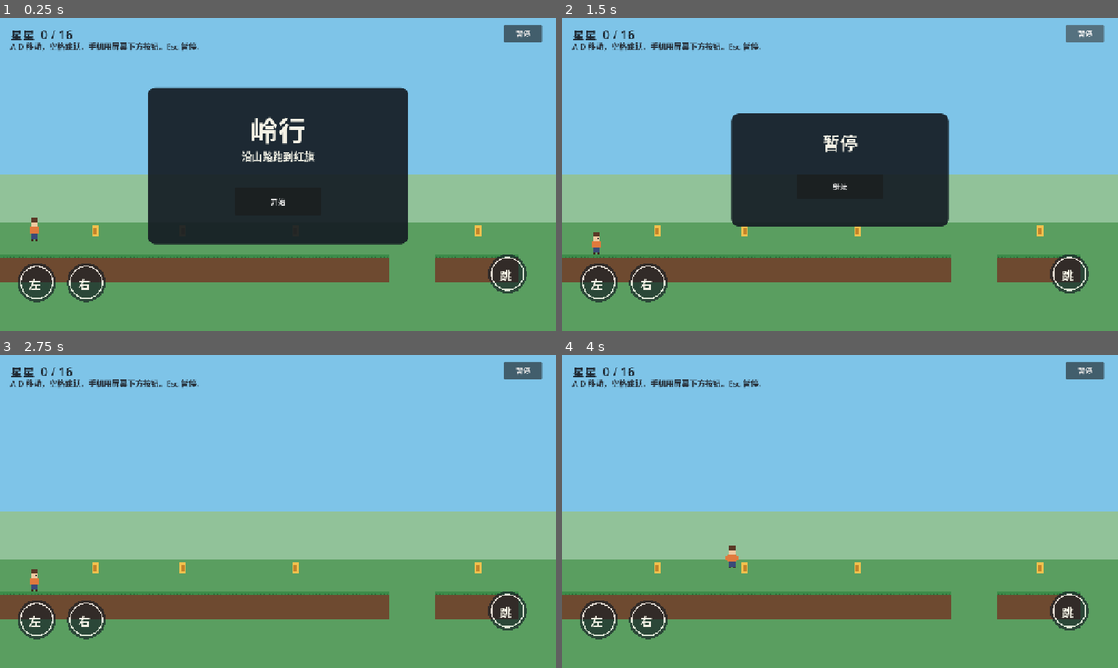
Above: before the commit, frames 1-4 (two rows, left to right).
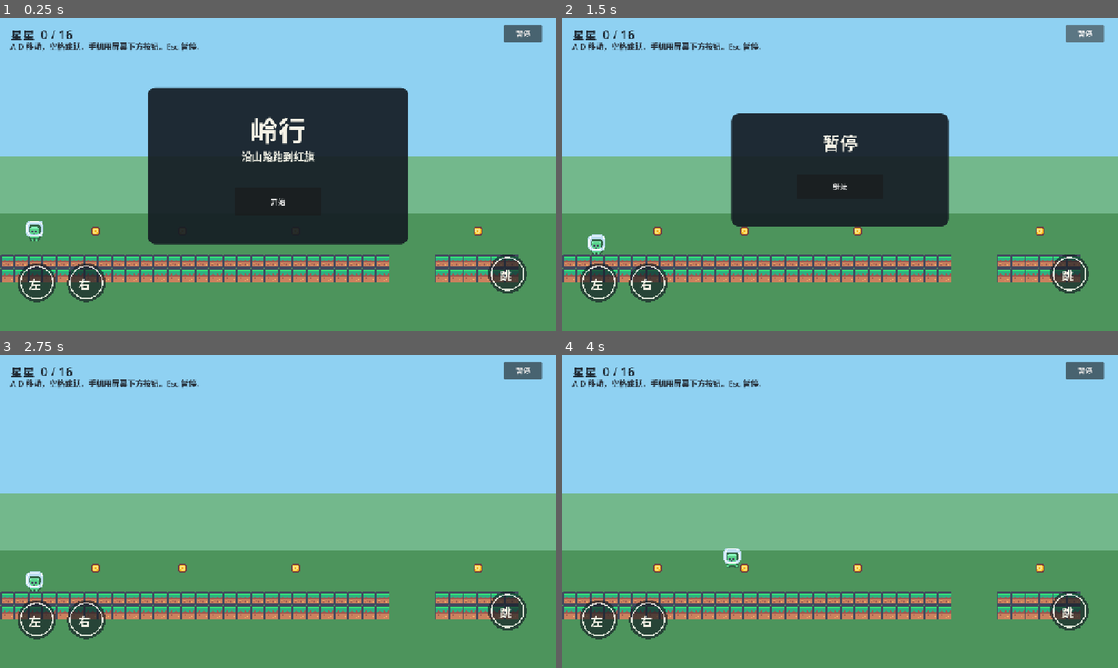
Above: after the commit, the same moments.

Repository: LiangchenLab/Game-Godot
Game: Godot game, scene res://scenes/main.tscn
Same seed, same stepped clock (60 frames per second), same inputs: the game is played once before the commit and once after it.
Inputs:
- Up to frame 1 (0.25 s): no input
- Up to frame 2 (1.5 s): click "开始" at 0.5 s; click "暂停" at 1.25 s
- Up to frame 3 (2.75 s): click "继续" at 2 s
- Up to frame 4 (4 s): hold D (move_right) from 2.78 s (still down); tap Space (jump) at 3.02, 3.77 s

The runs differ from the first frame. In frame 1, 19% of the frame differs, in the area x 0-100%, y 44-85%; in frame 2, 20%; in frame 3, 28%; in frame 4, 28%.

Commit message:
美术：接入 Kenney Pixel Platformer（CC0），替换占位色块资源。
史莱姆帧改为 32×32；天空层次略调。后续 AI 出图走 PixelForge/Figma（需填 art-secrets.env）。

Co-authored-by: Cursor <cursoragent@cursor.com>

Diff:
--- a/scenes/main.tscn
+++ b/scenes/main.tscn
@@ -8,19 +8,19 @@
 [node name="Sky" type="ColorRect" parent="."]
 offset_right = 5600.0
 offset_bottom = 720.0
-color = Color(0.494118, 0.768627, 0.909804, 1)
+color = Color(0.56, 0.82, 0.95, 1)
 
 [node name="HillFar" type="ColorRect" parent="."]
-offset_top = 360.0
+offset_top = 320.0
 offset_right = 5600.0
 offset_bottom = 560.0
-color = Color(0.568627, 0.760784, 0.6, 1)
+color = Color(0.45, 0.72, 0.55, 1)
 
 [node name="Hill" type="ColorRect" parent="."]
-offset_top = 470.0
+offset_top = 450.0
 offset_right = 5600.0
 offset_bottom = 720.0
-color = Color(0.352941, 0.619608, 0.376471, 1)
+color = Color(0.30, 0.58, 0.36, 1)
 
 [node name="Level" type="Node2D" parent="."]
 script = ExtResource("1_level")
--- a/scripts/level.gd
+++ b/scripts/level.gd
@@ -210,7 +210,8 @@
 	for i in 2:
 		var atlas := AtlasTexture.new()
 		atlas.atlas = SLIME_TEX
-		atlas.region = Rect2(i * 32, 0, 32, 24)
+		# Kenney 角色帧 32×32（旧版史莱姆条带曾为 32×24）
+		atlas.region = Rect2(i * 32, 0, 32, 32)
 		frames.add_frame("crawl", atlas)
 	vis.sprite_frames = frames
 	vis.play("crawl")
Binary file changed: assets/checkpoint.png
Not shown, removed: assets/checkpoint.png.import
Binary file changed: assets/cloud.png
Not shown, removed: assets/cloud.png.import
Binary file changed: assets/coin_sheet.png
Not shown, removed: assets/coin_sheet.png.import
Binary file changed: assets/flag.png
Not shown, removed: assets/flag.png.import
Not shown, removed: assets/icon.png.import
Binary file changed: assets/player_sheet.png
Not shown, removed: assets/player_sheet.png.import
Binary file changed: assets/slime_sheet.png
(and 9 more such lines)
